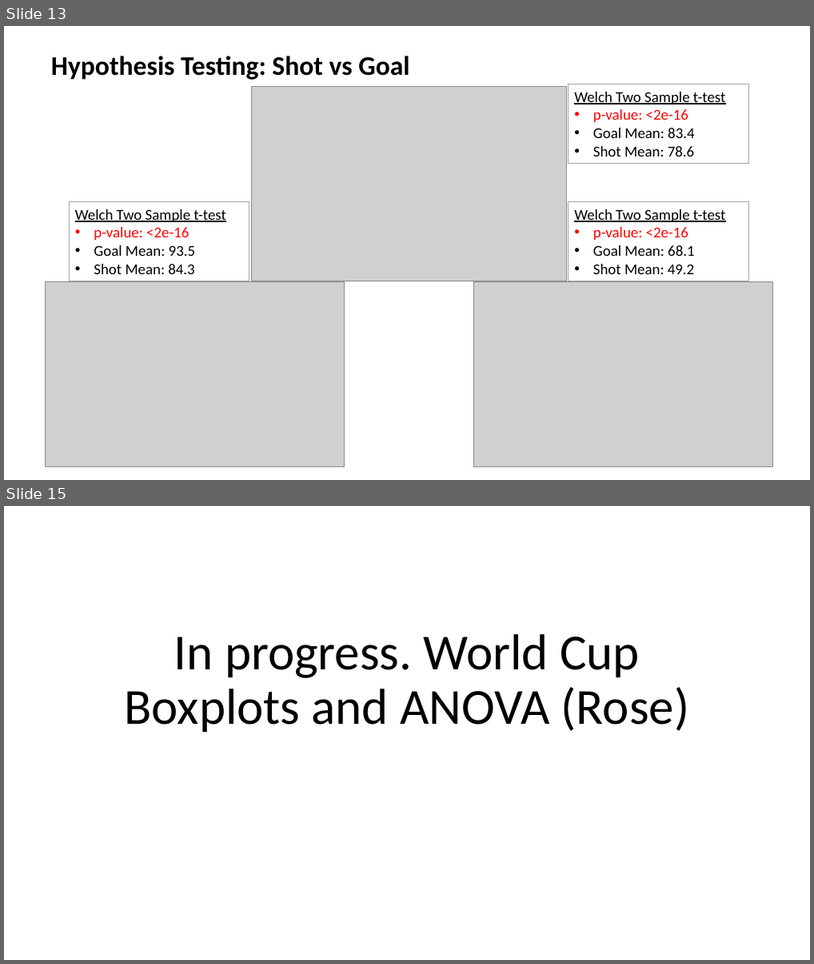
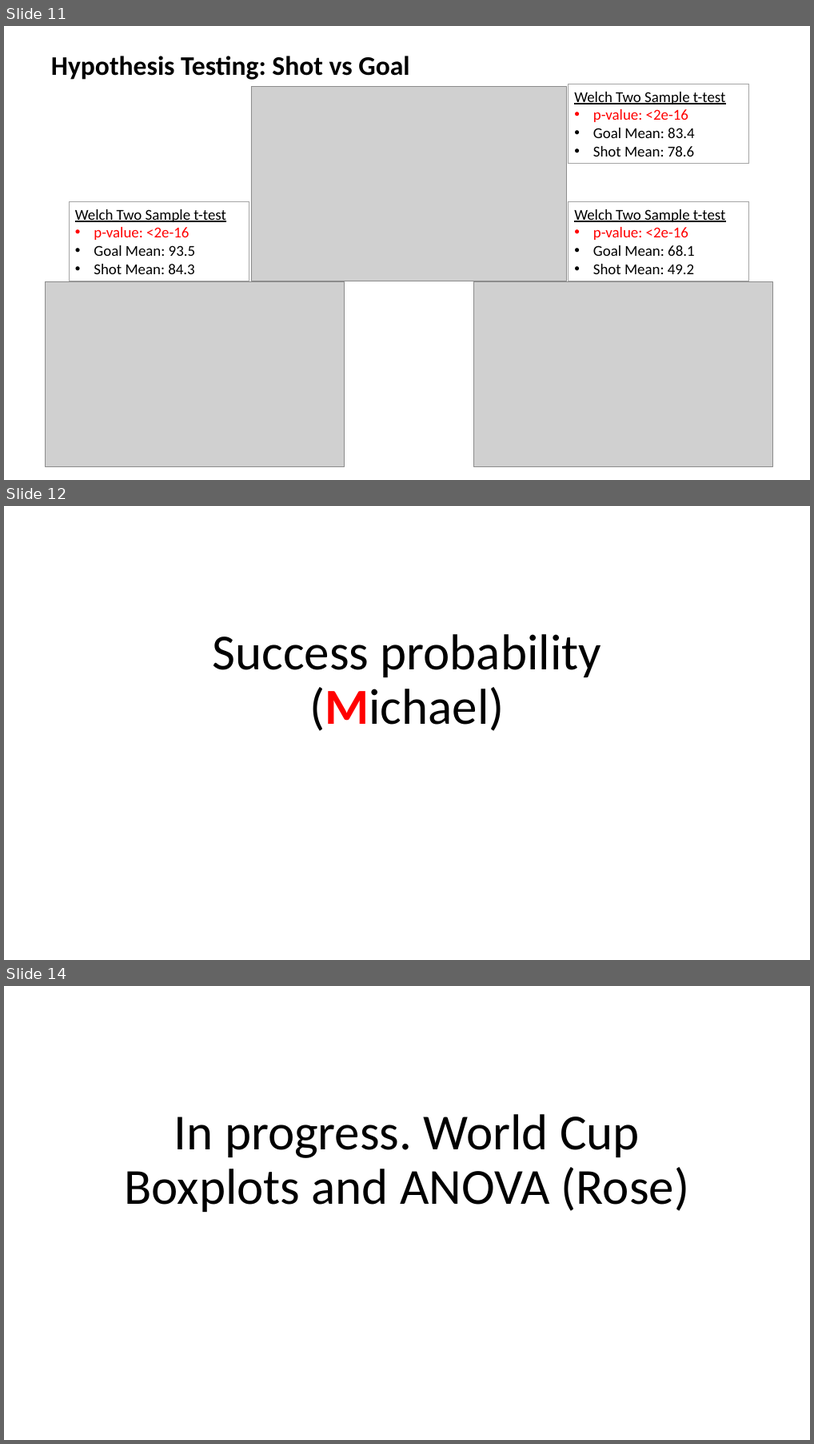
Before and after one commit to rmesina/T2_Codes-R-Us, a slide deck: midterm_project/Determining which variables contribute to likely hood of.pptx. Shown one above the other, each under a label of ours: slides 13 and 15 before the commit, slides 11, 12 and 14 after it; the slides between them are not shown. The pictures are 814x964 and 814x1444 pixels, drawn with LibreOffice and Linux fonts; fonts in the diff are those of the drawing; grey boxes stand for pictures. Boxes give left, top, right and bottom in pixels: in the first picture for what was removed or moved away, otherwise in the second. Text is boxed around its words. In the diff, an @@ line names an element or a change of style, - is before the commit and + after.

```diff
--- a/midterm_project/Determining which variables contribute to likely hood of.pptx
+++ b/midterm_project/Determining which variables contribute to likely hood of.pptx
@@ slide 12 added at (4,506,810,960), background #FFFFFF @@
@@ title added at (213,634,602,731), 60 pt, text #000000 @@
+Success probability (Michael)
@@ what was slide 13 is now slide 11 @@
@@ what was slide 15 is now slide 14 @@
```
Also in this commit, not shown: 5 slides changed, 2 other slides added, 3 slides removed.
